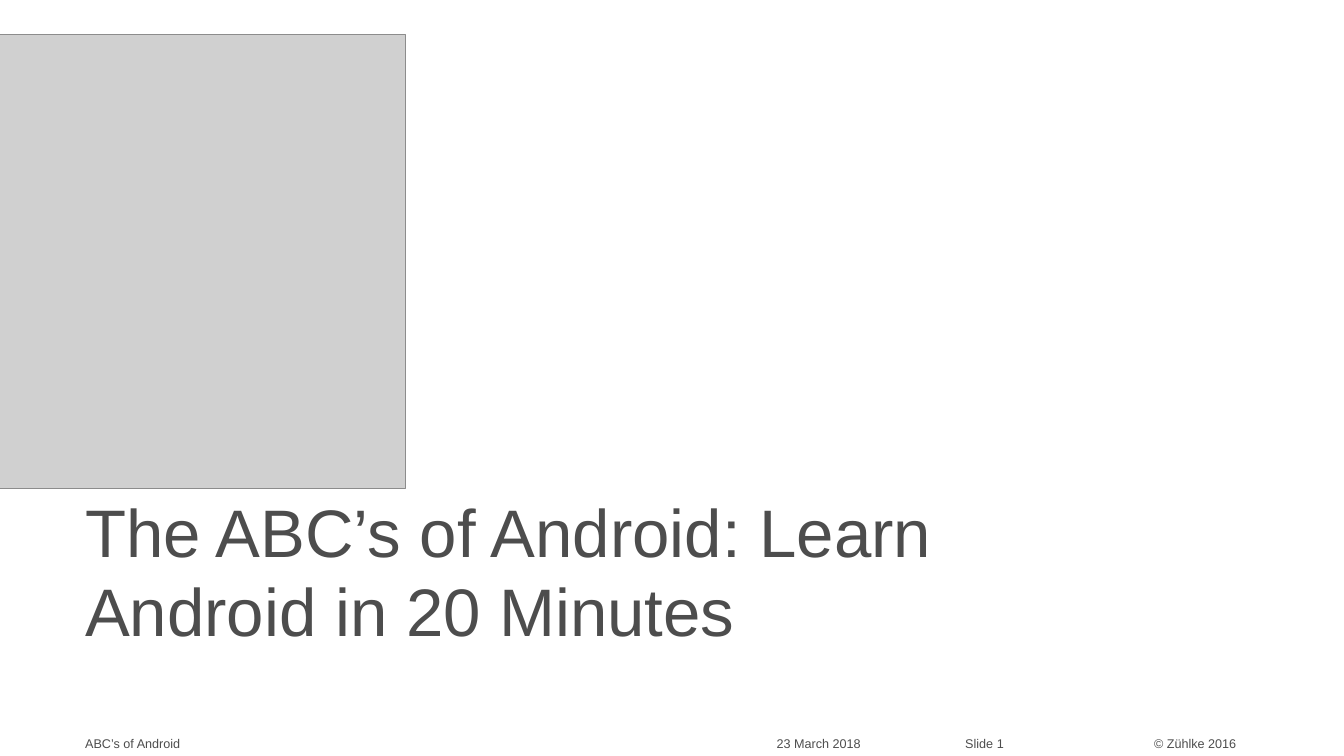
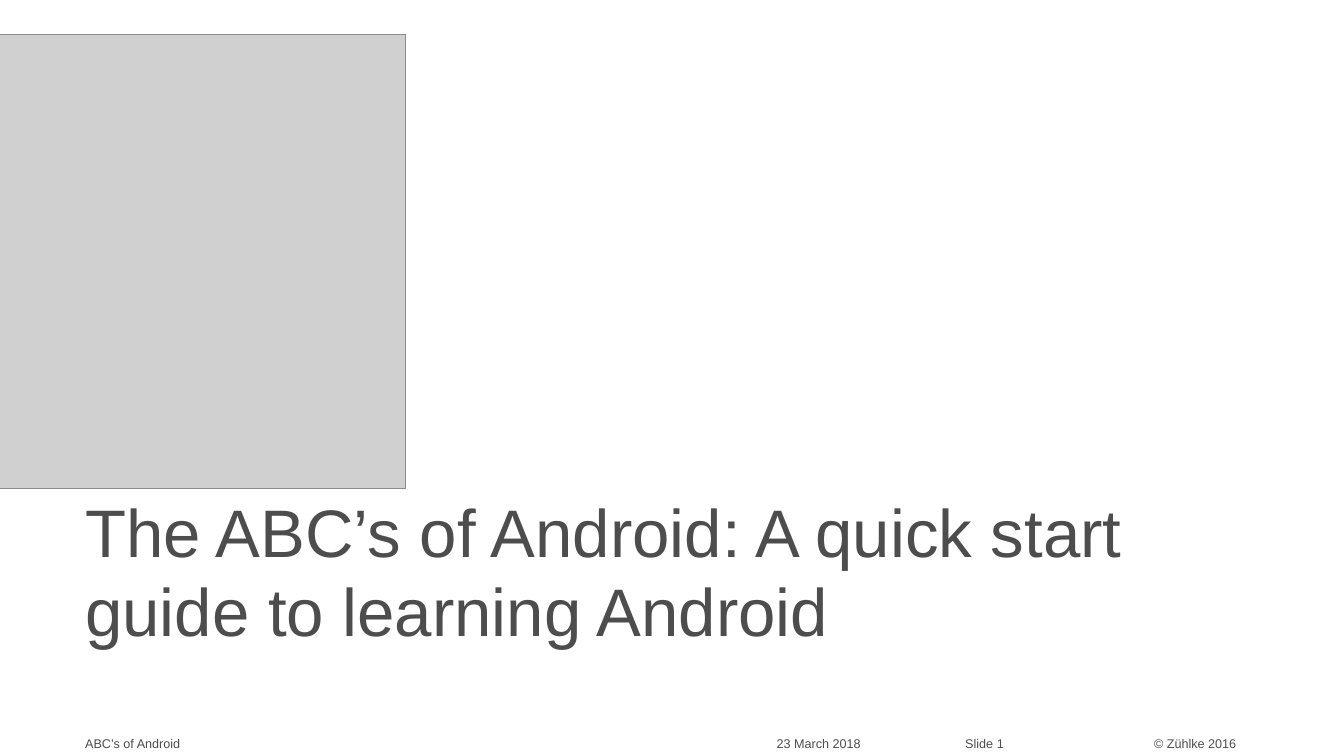
Before and after one commit to qbalsdon/qbalsdon.github.io, a slide deck: slide 1 of presentations/ABCS.pptx. Drawn at 1344x756 pixels with LibreOffice and Linux fonts; fonts in the diff are those of the drawing; grey boxes stand for pictures; background and template pictures are left out. Boxes give left, top, right and bottom in pixels: in the first picture for what was removed or moved away, otherwise in the second. Text is boxed around its words. In the diff, an @@ line names an element or a change of style, - is before the commit and + after.

```diff
--- a/presentations/ABCS.pptx
+++ b/presentations/ABCS.pptx
@@ title at (85,508,1122,649): text changed @@
-The ABC’s of Android: Learn Android in 20 Minutes
+The ABC’s of Android: A quick start guide to learning Android
```
Also in this commit, not shown: 1 slide added, 28 other files.
